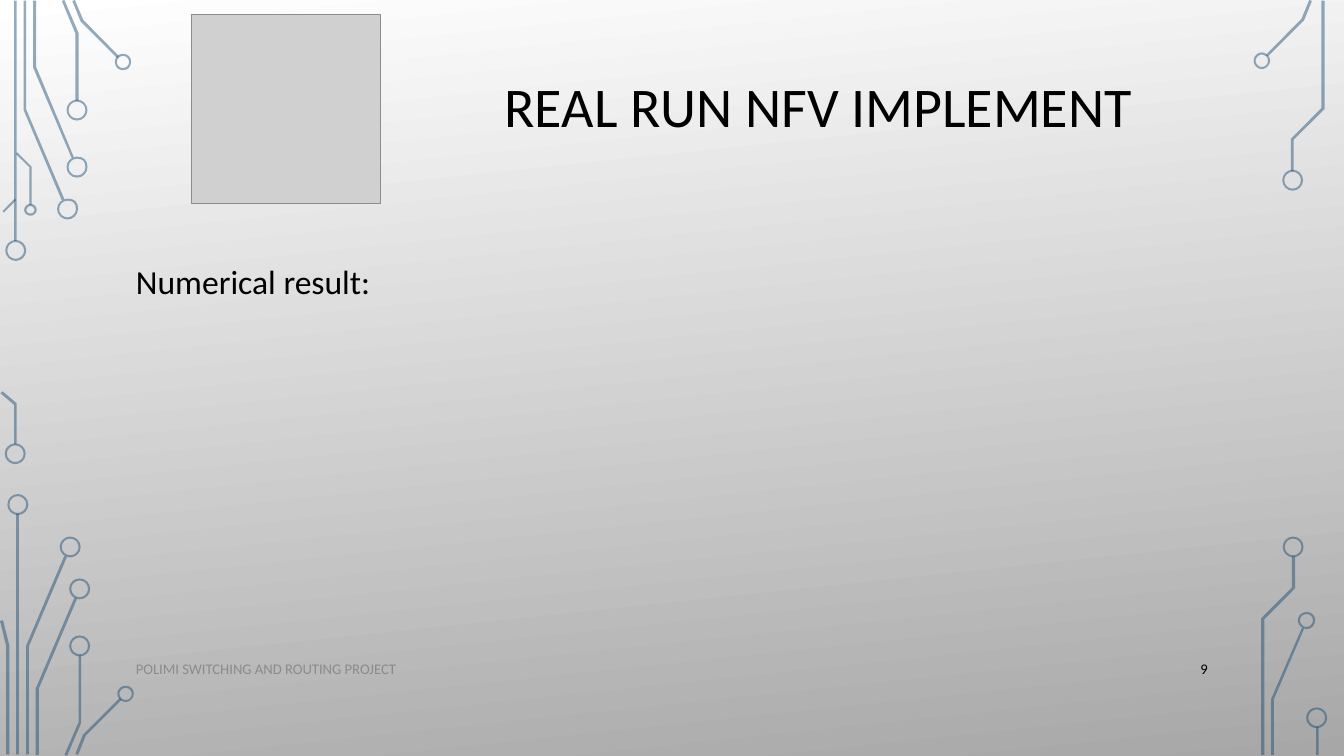
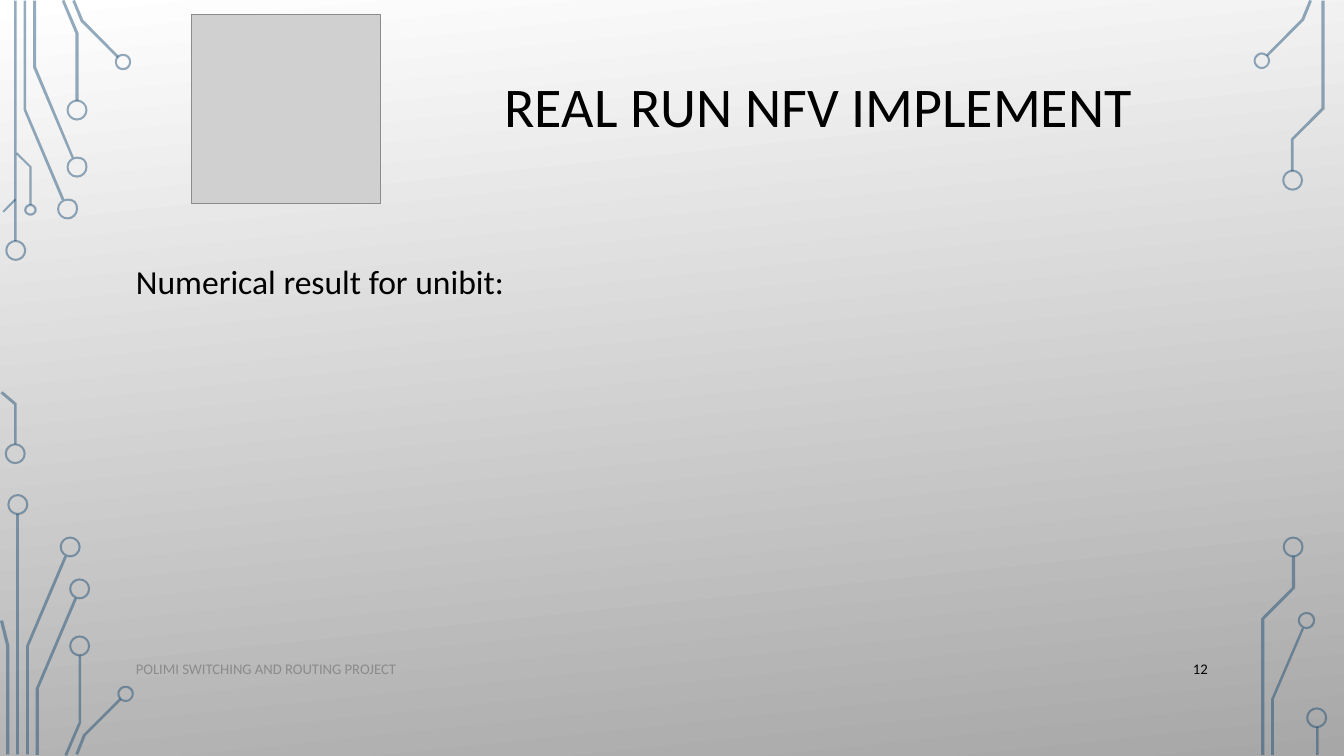
Before and after one commit to ataeiamirhosein/NetFuncVirt, a slide deck: slide 12 of present/Ip_lookup_algorithms.pptx (slide 9 before the commit). Drawn at 1344x756 pixels with LibreOffice and Linux fonts; fonts in the diff are those of the drawing; grey boxes stand for pictures; background and template pictures are left out. Boxes give left, top, right and bottom in pixels: in the first picture for what was removed or moved away, otherwise in the second. Text is boxed around its words. In the diff, an @@ line names an element or a change of style, - is before the commit and + after.

```diff
--- a/present/Ip_lookup_algorithms.pptx
+++ b/present/Ip_lookup_algorithms.pptx
@@ text at bbox=[136, 270, 504, 295]: text changed @@
-Numerical result:
+Numerical result for unibit:
@@ page number at bbox=[1193, 664, 1208, 674]: text changed @@
-9
+12
```
Also in this commit, not shown: 11 other slides changed, 3 slides added.
